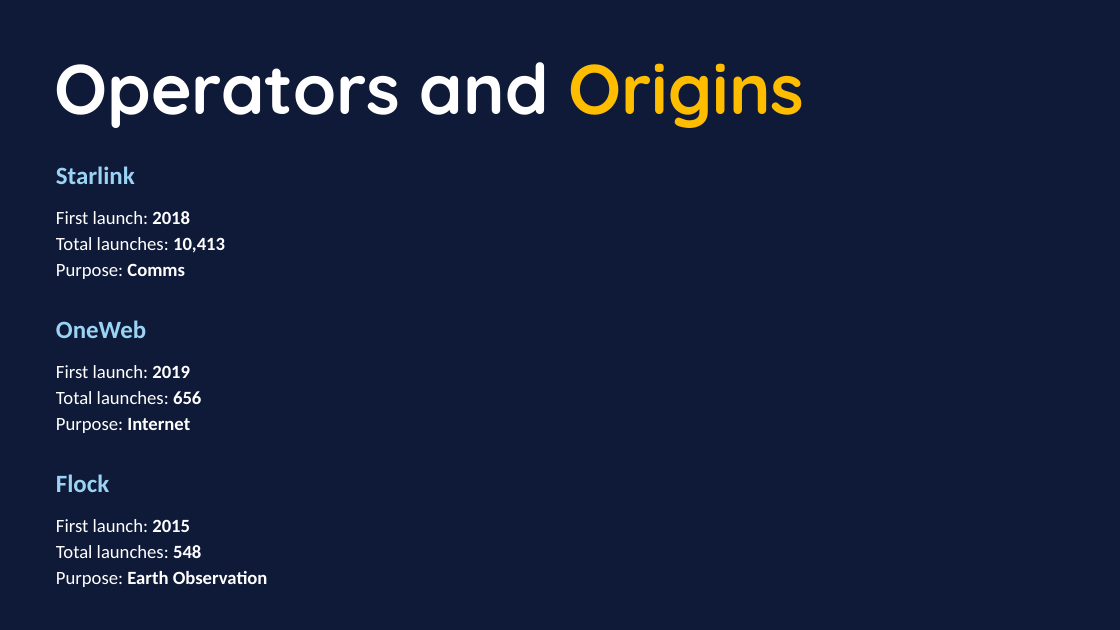
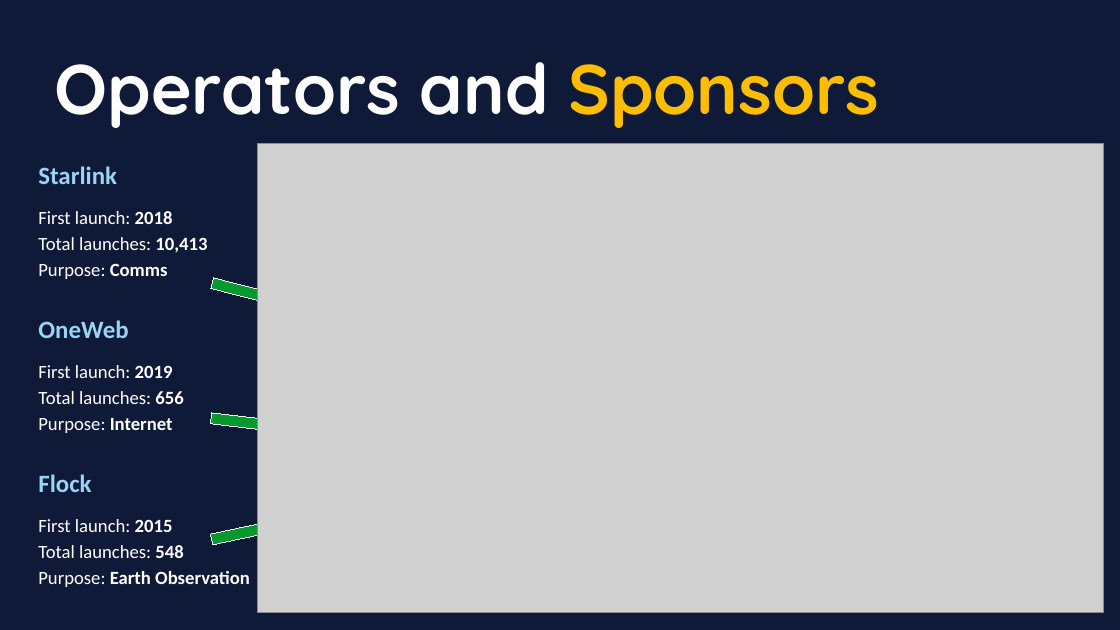
Before and after one commit to daemonchild/cardiffmet-dat5001-visualisation-of-data, a slide deck: slide 9 of assessment/presentation/DAT5001-TomRowan-ST20285213-From_Launch_to_Litter_Orbital_Overload.pptx. Drawn at 1120x630 pixels with LibreOffice and Linux fonts; fonts in the diff are those of the drawing; grey boxes stand for pictures. Boxes give left, top, right and bottom in pixels: in the first picture for what was removed or moved away, otherwise in the second. Text is boxed around its words. In the diff, an @@ line names an element or a change of style, - is before the commit and + after.

```diff
--- a/assessment/presentation/DAT5001-TomRowan-ST20285213-From_Launch_to_Litter_Orbital_Overload.pptx
+++ b/assessment/presentation/DAT5001-TomRowan-ST20285213-From_Launch_to_Litter_Orbital_Overload.pptx
@@ text at (x1=54, y1=62, x2=879, y2=128): text changed @@
-Operators and Origins
+Operators and Sponsors
@@ picture added at (x1=258, y1=143, x2=1104, y2=613) @@
@@ right arrow added at (x1=210, y1=272, x2=294, y2=314), fill #069A2E, outline #FFFFFF 0 pt @@
@@ right arrow added at (x1=210, y1=407, x2=288, y2=438), fill #069A2E, outline #FFFFFF 0 pt @@
@@ 6 texts moved together from (x1=56, y1=166, x2=268, y2=587) to (x1=38, y1=166, x2=250, y2=587) @@
@@ right arrow added at (x1=209, y1=510, x2=304, y2=550), fill #069A2E, outline #FFFFFF 0 pt @@
```
Also in this commit, not shown: 4 other slides changed, 1 slide added, 2 slides removed, 11 other files.
